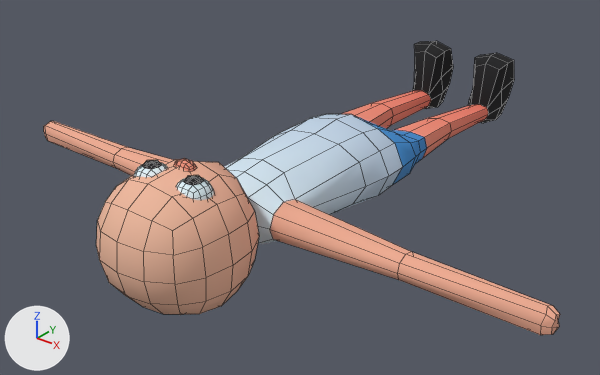
A saved change to the FBX model VR Interactions/Assets/Models/Ragdoll.fbx.
The view is the same before and after, from a 50 mm camera at (2.49, -4.86, 1.86) aimed at (-0.08, -1.66, -0.12). Every picture has the same lights, and +X, +Y and +Z are marked at lower left. Mesh edges are drawn as thin lines. Where no turn or scale is listed for an object, it has been applied to the vertices.

The first picture shows 'Ragdoll'.
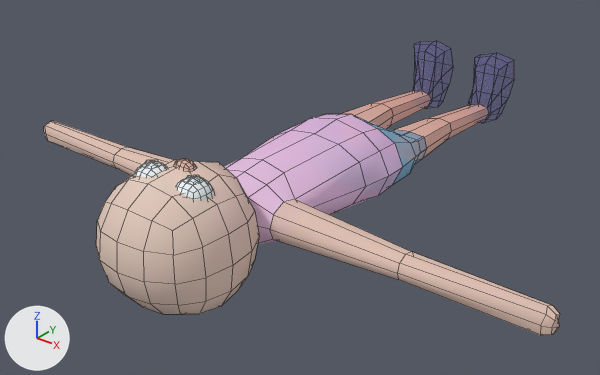
The newer file is also turned or shifted as a whole; pictures and numbers use the older file's frame.

Edits to the bpy script that builds the scene:
```text
Change img_colorpalatte_png:
    img_colorpalatte_png: load_image('colorpalatte.png', '../materials/texturemaps/colorpalatte.png', 2994, 894, 'sRGB') -> load_image('colorpalatte.png', '../materials/texturemaps/colorpalatte.png', 2994, 894, 'Non-Color')
Change mat_material:
    add n3 = _N.new('ShaderNodeTexImage'); n3.name = 'Image Texture.001'
    add n3.image = img_colorpalatte_png
    where n0 = _N.new('ShaderNodeBsdfPrincipled'); n0.name = 'Principled BSDF'
    add _L.new(n3.outputs[0], n0.inputs[4])  # 'Color' to 'Alpha'
Change me_cube_045:
    where me_cube_045.from_pydata(...)  # 624 vertices, 608 faces; spans x -1.61..1.61, y -2.99..0.0, z -0.29..0.38
    used by ob_ragdoll; location = (0.0, 0.0, 0.0)
    me_cube_045 part 1: texture (UV) coordinates of 116 of 608 faces, centred in x -0.34..0.34, y -2.32..0.0, z -0.22..0.29, changed; they spanned u 0.04..0.15, v 0.69..0.93 and now span u 0.24..0.55, v 0.42..0.55
```

Where the change shows, as pixel boxes [x1, y1, x2, y2] in the pictures (600 x 375 px):
'Ragdoll', surface changed: [44, 41, 560, 335] in both
part 1 of me_cube_045, surface changed (white to pink): before [225, 41, 514, 244]; after [225, 114, 402, 244]
